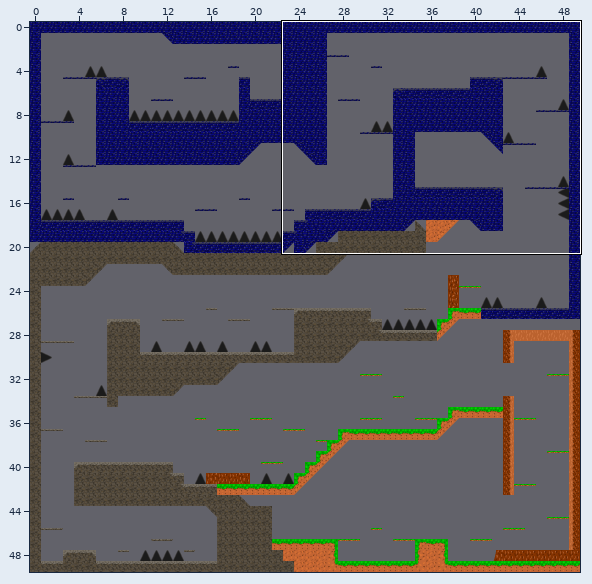
Tiled map, stored at assets/Level1.tmx. Above, an overview of the earlier version with the close-up marked.
Close-up. Before:
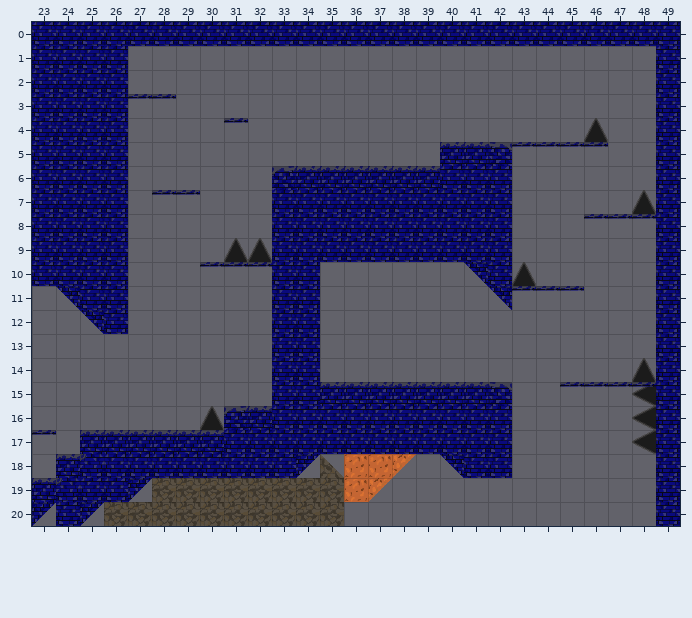
Cells are 32x32 px. Shown: x 23..49, y 0..20. The commit also changed other parts of the map, which this record leaves out.
The same view after the edit:
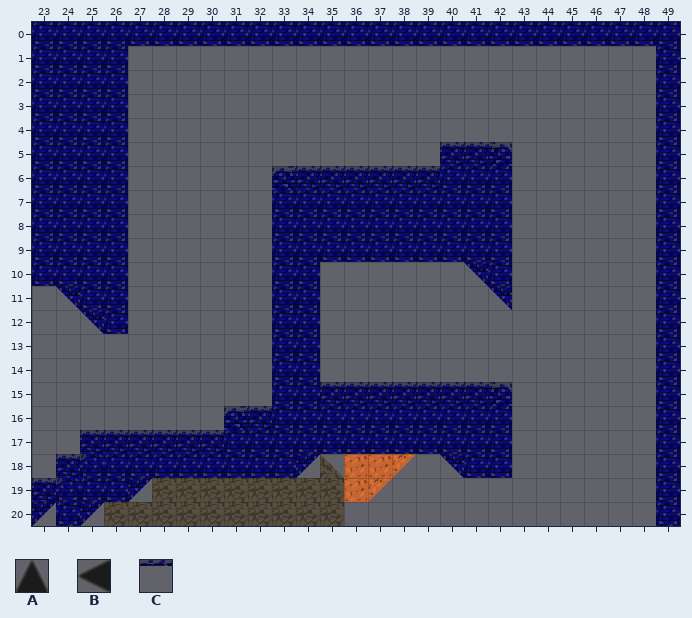
Key: from "TilesetUpdate": A 402, B 451, C 1002.
_ is an empty cell, . an unchanged one.
What changed:
--- layer "Pointe" (removed)
@@ x 46..46 @@
- 4 A
+ 4 _
@@ x 48..48 @@
- 7 A
+ 7 _
@@ x 31..43 @@
- 9 AA...........
-10 ............A
+ 9 __...........
+10 ............_
@@ x 30..48 @@
-14 ..................A
-15 ..................B
-16 A.................B
-17 ..................B
+14 .................._
+15 .................._
+16 _................._
+17 .................._
--- layer "Plateforme" (removed)
@@ x 27..46 @@
- 3 CC..................
- 4 ....C...............
- 5 ................CCCC
+ 3 __..................
+ 4 ...._...............
+ 5 ................____
@@ x 28..48 @@
- 7 CC...................
- 8 ..................CCC
+ 7 __...................
+ 8 ..................___
@@ x 30..45 @@
-10 CCC.............
-11 .............CCC
+10 ___.............
+11 .............___
@@ x 45..48 @@
-15 CCCC
+15 ____
@@ x 23..23 @@
-17 C
+17 _
